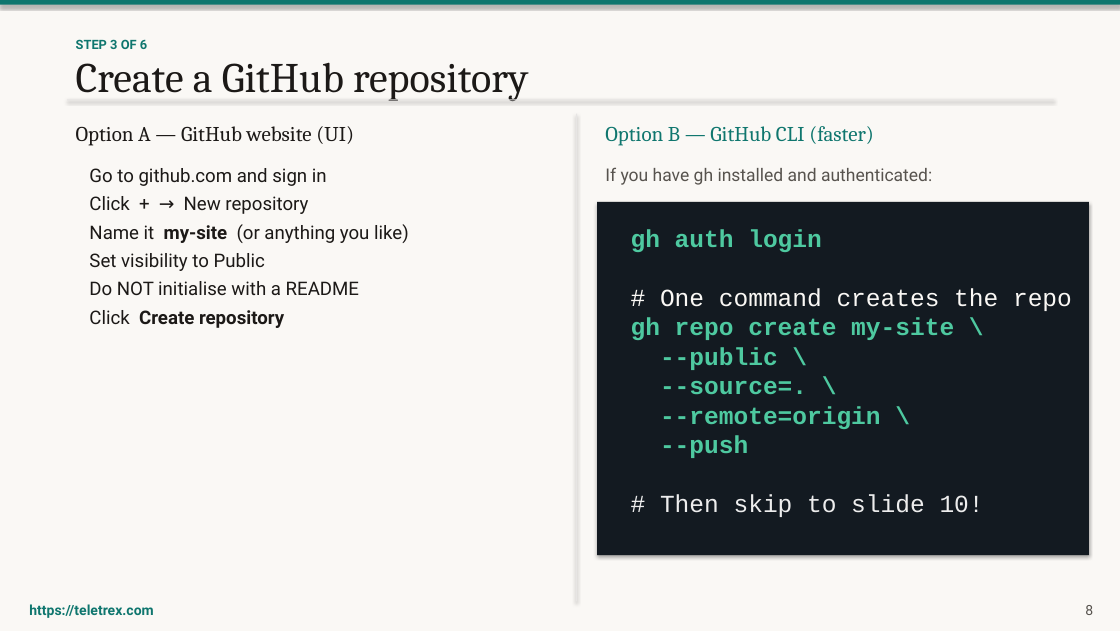
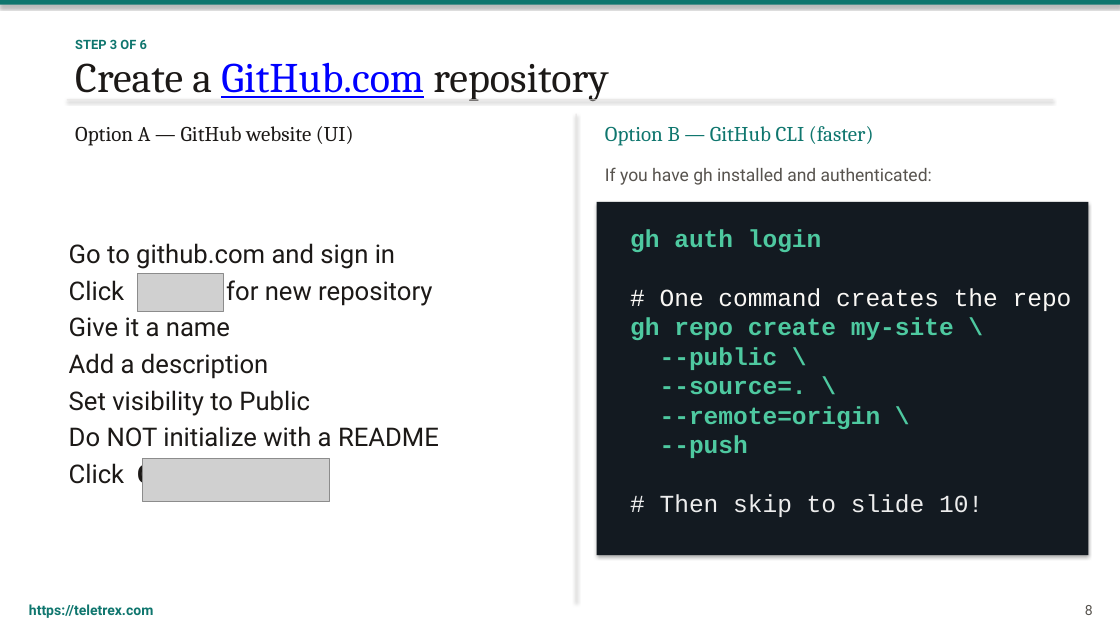
Before and after one commit to louisroehrs/github-pages-training, a slide deck: slide 8 of slides/GitHub-Pages-Training.pptx. Drawn at 1120x631 pixels with LibreOffice and Linux fonts; fonts in the diff are those of the drawing; grey boxes stand for pictures. Boxes give left, top, right and bottom in pixels: in the first picture for what was removed or moved away, otherwise in the second. Text is boxed around its words. In the diff, an @@ line names an element or a change of style, - is before the commit and + after.

```diff
--- a/slides/GitHub-Pages-Training.pptx
+++ b/slides/GitHub-Pages-Training.pptx
@@ rectangle removed at <box>0,0,1120,631</box> @@
@@ text at <box>75,63,608,102</box>: text changed @@
-Create a GitHub repository
+Create a GitHub.com repository
@@ text "Go to github.com and sign ...": place and size @@
-text "Go to github.com and sign ..." at <box>89,168,409,328</box>
+text "Go to github.com and sign ..." at <box>69,243,439,490</box>
@@ text at <box>69,243,395,416</box>: size 16 to 22 pt in "Go to github.com and sign in", "Set visibility to Public" @@
@@ text at <box>69,276,432,379</box>: text changed; size 16 to 22 pt @@
-Click + → New repository
-Name it my-site (or anything you like)
+Click New for new repository
+Give it a name
+Add a description
@@ picture added at <box>137,274,224,311</box> @@
@@ text at <box>69,426,439,490</box>: text changed; size 16 to 22 pt @@
-Do NOT initialise with a README
-Click Create repository
+Do NOT initialize with a README
+Click Create
@@ picture added at <box>143,458,330,501</box> @@
```
Also in this commit, not shown: 16 other slides changed, 13 slides added, 2 other files.
